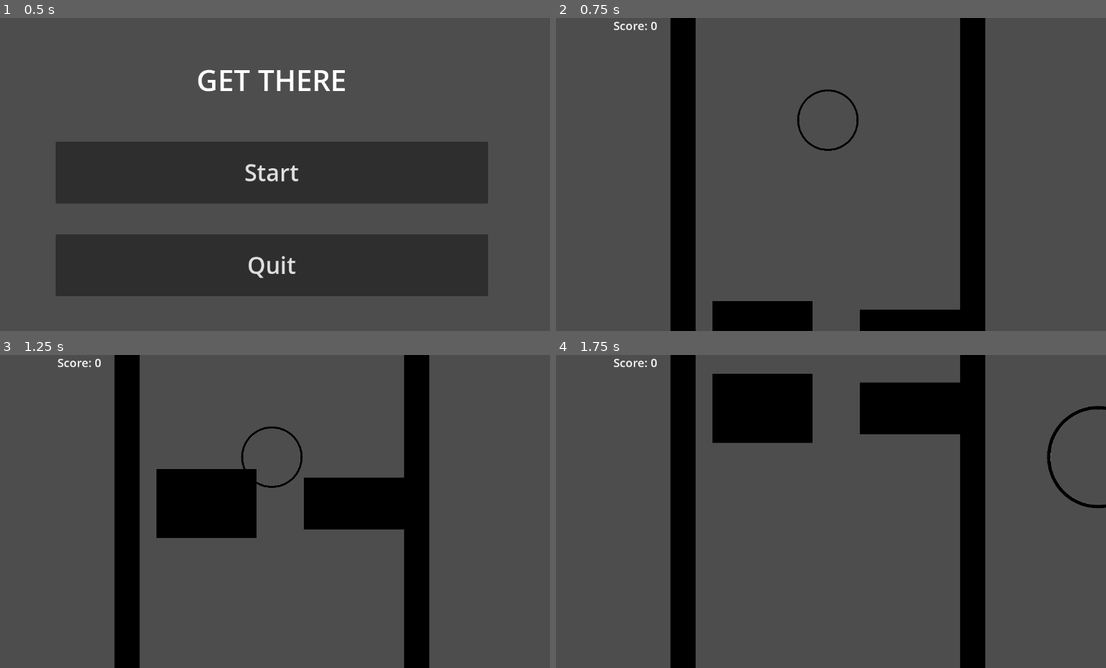
Above: before the commit, frames 1-4 (two rows, left to right).
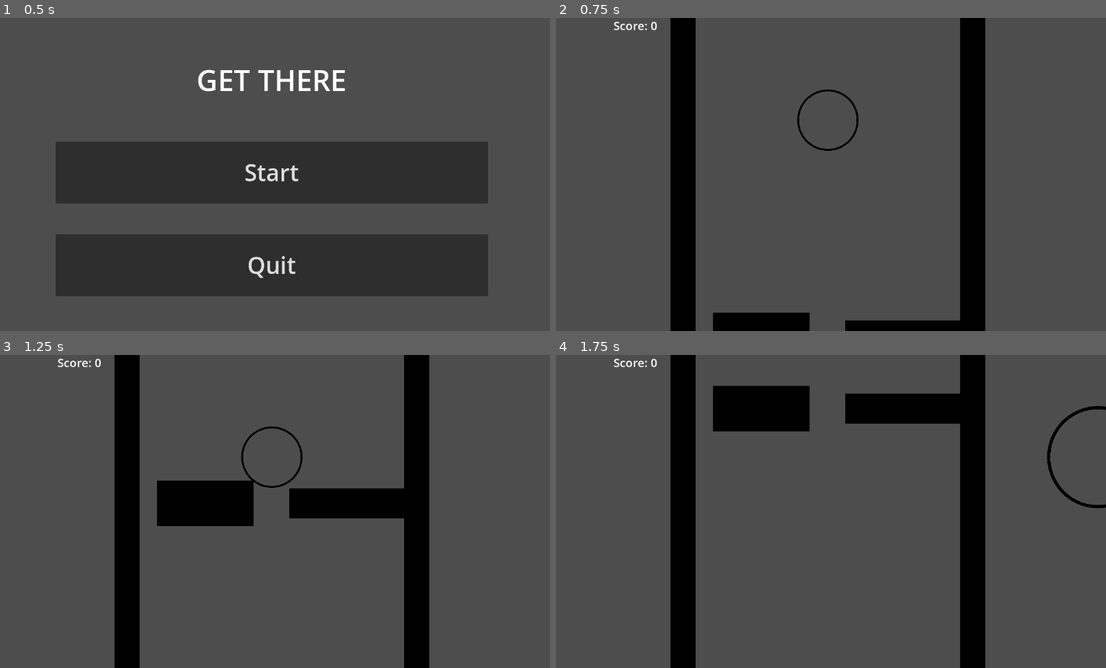
Above: after the commit, the same moments.

Repository: kylietmo/gmtk-2024-game
Game: Godot game, scene res://menus/start_screen/start_screen.tscn
The game is run twice, just before and just after one commit, with the same random seed, the same clock (stepped at 60 frames per second) and the same inputs. Sound files missing from this copy of the repository are replaced by a short silence.
Inputs:
- Up to frame 1 (0.5 s): no input
- Up to frame 2 (0.75 s): click "Start" at 0.5 s
- Up to frame 3 (1.25 s): no input
- Up to frame 4 (1.75 s): hold D (right) from 1.28 s (still down); tap 3 (size_large) at 1.35 s

Frame 1 is identical in both runs. In frame 2, 1.5% of the frame differs, in the area x 28-74%, y 90-100%; in frame 3, 3.0%; in frame 4, 3.1%, in the area x 28-74%, y 6-29%.

Commit message:
Adding configurable variables for platform generation.

Diff:
--- a/src/game.gd
+++ b/src/game.gd
@@ -6,7 +6,10 @@
 @export var MAX_GAP_SIZE = 100
 @export var MIN_NUM_GAPS = 1
 @export var MAX_NUM_GAPS = 4
-
+@export var MIN_OBSTACLE_WIDTH = 200
+@export var MIN_OBSTACLE_HEIGHT = 50
+@export var MAX_OBSTACLE_HEIGHT = 200
+@export var PROBABILITY_OF_GAP = 0.3
 @onready var player : Player = %Player
 
 var obstacles : Array[CharacterBody2D] = []
@@ -50,9 +53,6 @@
 
 	var is_gap_at_start = randi_range(0, 10) % 2 == 0
 	if (is_gap_at_start):
-		print("gap at start")
-
-
 		var start_platform : Obstacle = obstacle_scene.instantiate()
 		var start_platform_size = 5
 
@@ -73,17 +73,15 @@
 		x = start_of_platform_x
 
 	while x <= in_bounds_width/2:
-		# TODO: need a min platform size
-		var is_start_of_gap = randi_range(0, 100) <= 3
-		var at_end_platform =  (in_bounds_width/2  - x) < 200
+		var is_start_of_gap = randf_range(0, 1) <= PROBABILITY_OF_GAP
+		var at_end_platform =  (in_bounds_width/2  - x) < MIN_OBSTACLE_WIDTH
 		if (at_end_platform):
 			var platform : Obstacle = obstacle_scene.instantiate()
 			var platform_width = in_bounds_width/2 - start_of_platform_x
-			var platform_height = randi_range(100, 200)
+			var platform_height = randi_range(MIN_OBSTACLE_HEIGHT, MAX_OBSTACLE_HEIGHT)
 
 			platform.position.x = start_of_platform_x + (platform_width / 2)
 			platform.position.y = viewport_height
-			 #TODO: add variable height
 			var sprite : Sprite2D = platform.find_child("Sprite2D")
 			var platform_sprite_width = sprite.texture.get_size().x
 			var platform_sprite_height = sprite.texture.get_size().y
@@ -100,9 +98,9 @@
 			print ("X: ", x)
 			var platform : Obstacle = obstacle_scene.instantiate()
 			var platform_width = x - start_of_platform_x
-			var platform_height = randi_range(50, 150)
+			var platform_height = randi_range(MIN_OBSTACLE_HEIGHT, MAX_OBSTACLE_HEIGHT)
 
-			if (platform_width < 200):
+			if (platform_width < MIN_OBSTACLE_WIDTH):
 				x+= 1
 				continue
 
